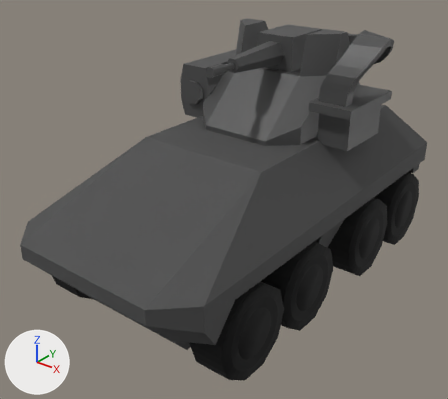
The glTF model Assets/Models/Units/AntiInfantry/AntiInfantry.glb, before and after one commit.
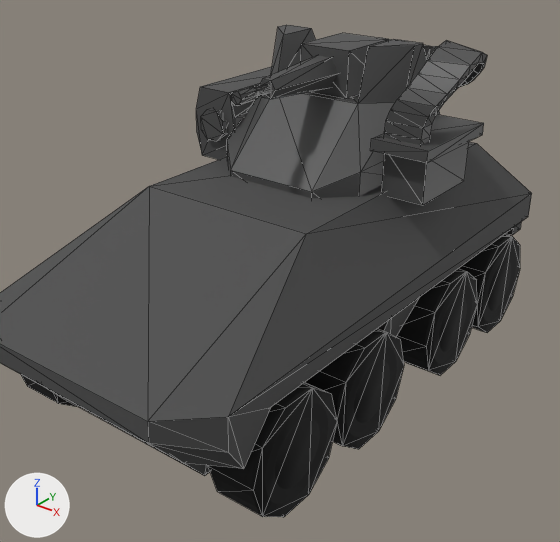
The first picture shows the older version from a 50 mm camera at (4.88, -6.65, 5.08) aimed at (-0.06, -0.48, 1.25). The close-ups show both versions on the part from 8% to 100% of the width and 0% to 100% of the height of that picture; other places that the commit changed are outside them. Arrows for +X, +Y and +Z are at lower left; the lights stay in place. The close-ups show mesh edges as thin lines. Where no turn or scale is listed for an object, it has been applied to the vertices. Vertices at the same position are counted once.

In view in the first close-up: 'Body', 'Cannon', 'Tire_v2', 'Tire_v2.001', 'Tire_v2.002', 'Tire_v2.003', 'Tire_v2.007', 'Turret'.
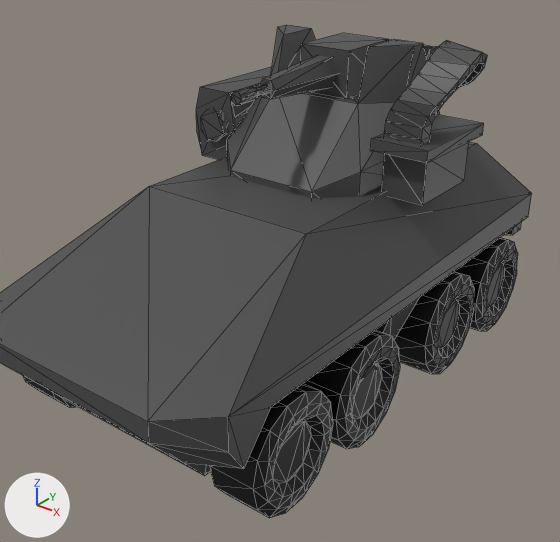
Patch to the scene script:
```diff
--- a/Assets/Models/Units/AntiInfantry/AntiInfantry.glb.py
+++ b/Assets/Models/Units/AntiInfantry/AntiInfantry.glb.py
@@ me_cylinder @@
 # used by ob_tire_v2; location = (1.28, -1.9, 0.56); scale = (0.73, 0.599, 0.599)
-me_cylinder.from_pydata(...)  # 20 vertices, 36 faces; spans x -0.31..0.36, y -1.0..1.0, z -0.95..0.95
-me_cylinder.materials.append(mat_tire_001)
+me_cylinder.from_pydata(...)  # 70 vertices, 136 faces; spans x 1.05..1.56, y -2.48..-1.33, z -1.75..-0.62
+# me_cylinder part 7: 20 vertices removed from x -0.31..0.36, y -1.0..1.0, z -0.95..0.95; 70 vertices added at x 1.05..1.56, y -2.48..-1.33, z -1.75..-0.62
+# me_cylinder part 8: the surface is now shaded flat
+me_cylinder.materials.append(mat_tire)  # black #000000
@@ me_cylinder_003 @@
 # used by ob_tire_v2_001; location = (1.28, -0.71, 0.56); scale = (0.73, 0.599, 0.599)
-me_cylinder_003.from_pydata(...)  # 20 vertices, 36 faces; spans x -0.31..0.36, y -1.0..1.0, z -0.95..0.95
-me_cylinder_003.materials.append(mat_tire_001)
+me_cylinder_003.from_pydata(...)  # 70 vertices, 136 faces; spans x 1.05..1.56, y -1.28..-0.13, z -1.75..-0.62
+# me_cylinder_003 part 5: 20 vertices removed from x -0.31..0.36, y -1.0..1.0, z -0.95..0.95; 70 vertices added at x 1.05..1.56, y -1.28..-0.13, z -1.75..-0.62
+# me_cylinder_003 part 6: the surface is now shaded flat
+me_cylinder_003.materials.append(mat_tire)  # black #000000
@@ me_cylinder_004 @@
 # used by ob_tire_v2_002; location = (1.28, 0.96, 0.56); scale = (0.73, 0.599, 0.599)
-me_cylinder_004.from_pydata(...)  # 20 vertices, 36 faces; spans x -0.31..0.36, y -1.0..1.0, z -0.95..0.95
-me_cylinder_004.materials.append(mat_tire_001)
+me_cylinder_004.from_pydata(...)  # 70 vertices, 136 faces; spans x 1.05..1.56, y 0.38..1.53, z -1.75..-0.62
+# me_cylinder_004 part 3: 20 vertices removed from x -0.31..0.36, y -1.0..1.0, z -0.95..0.95; 70 vertices added at x 1.05..1.56, y 0.38..1.53, z -1.75..-0.62
+# me_cylinder_004 part 4: the surface is now shaded flat
+me_cylinder_004.materials.append(mat_tire)  # black #000000
@@ me_cylinder_005 @@
 # used by ob_tire_v2_003; location = (1.28, 2.16, 0.56); scale = (0.73, 0.599, 0.599)
-me_cylinder_005.from_pydata(...)  # 20 vertices, 36 faces; spans x -0.31..0.36, y -1.0..1.0, z -0.95..0.95
-me_cylinder_005.materials.append(mat_tire_001)
+me_cylinder_005.from_pydata(...)  # 70 vertices, 136 faces; spans x 1.05..1.56, y 1.58..2.73, z -1.75..-0.62
+# me_cylinder_005 part 1: 20 vertices removed from x -0.31..0.36, y -1.0..1.0, z -0.95..0.95; 70 vertices added at x 1.05..1.56, y 1.58..2.73, z -1.75..-0.62
+# me_cylinder_005 part 2: the surface is now shaded flat
+me_cylinder_005.materials.append(mat_tire)  # black #000000
@@ me_cylinder_009 @@
 # used by ob_tire_v2_007; location = (-1.3, -1.9, 0.56); rotation_euler = (0.0, 0.0, -3.142), in degrees (0, 0, -180); scale = (0.73, 0.599, 0.599)
-me_cylinder_009.from_pydata(...)  # 20 vertices, 36 faces; spans x -0.34..0.34, y -1.0..1.0, z -0.95..0.95
-me_cylinder_009.materials.append(mat_tire_001)
+me_cylinder_009.from_pydata(...)  # 70 vertices, 136 faces; spans x -1.56..-1.05, y -2.48..-1.33, z -1.75..-0.62
+# me_cylinder_009 part 9: 20 vertices removed from x -0.34..0.34, y -1.0..1.0, z -0.95..0.95; 70 vertices added at x -1.56..-1.05, y -2.48..-1.33, z -1.75..-0.62
+# me_cylinder_009 part 10: the surface is now shaded flat
+me_cylinder_009.materials.append(mat_tire)  # black #000000
@@ me_cube_056 @@
 me_cube_056.from_pydata(...)  # 50 vertices, 92 faces; spans x -1.48..1.48, y -3.14..2.97, z -1.42..0.39
-me_cube_056.materials.append(mat_body)  # dark grey #4a4a4a
+me_cube_056.materials.append(mat_turret)  # dark grey #4a4a4a
@@ ob_tire_v2 @@
 ob_tire_v2 = bpy.data.objects.new('Tire_v2', me_cylinder)
-ob_tire_v2.location = (1.28, -1.9, 0.56)
-ob_tire_v2.scale = (0.73, 0.599, 0.599)
+ob_tire_v2.location = (0.0, 0.0, 1.72)
@@ ob_tire_v2_001 @@
 ob_tire_v2_001 = bpy.data.objects.new('Tire_v2.001', me_cylinder_003)
-ob_tire_v2_001.location = (1.28, -0.71, 0.56)
-ob_tire_v2_001.scale = (0.73, 0.599, 0.599)
+ob_tire_v2_001.location = (0.0, 0.0, 1.72)
@@ ob_tire_v2_002 @@
 ob_tire_v2_002 = bpy.data.objects.new('Tire_v2.002', me_cylinder_004)
-ob_tire_v2_002.location = (1.28, 0.96, 0.56)
-ob_tire_v2_002.scale = (0.73, 0.599, 0.599)
+ob_tire_v2_002.location = (0.0, 0.0, 1.72)
@@ ob_tire_v2_003 @@
 ob_tire_v2_003 = bpy.data.objects.new('Tire_v2.003', me_cylinder_005)
-ob_tire_v2_003.location = (1.28, 2.16, 0.56)
-ob_tire_v2_003.scale = (0.73, 0.599, 0.599)
+ob_tire_v2_003.location = (0.0, 0.0, 1.72)
@@ ob_tire_v2_007 @@
 ob_tire_v2_007 = bpy.data.objects.new('Tire_v2.007', me_cylinder_009)
-ob_tire_v2_007.location = (-1.3, -1.9, 0.56)
-ob_tire_v2_007.rotation_euler = (0.0, 0.0, -3.142)  # degrees (0, 0, -180)
-ob_tire_v2_007.scale = (0.73, 0.599, 0.599)
+ob_tire_v2_007.location = (0.0, 0.0, 1.72)
```

Boxes [x1, y1, x2, y2] around the edits, measured in the close-ups (560 x 542 px):
'Tire_v2', reshaped, moved, rescaled: before [208, 382, 337, 517]; after [209, 384, 333, 518]
'Tire_v2.001', reshaped, moved, rescaled: before [305, 328, 404, 449]; after [303, 330, 400, 449]
'Tire_v2.002', reshaped, moved, rescaled: before [396, 269, 477, 375]; after [394, 272, 474, 374]
'Tire_v2.003', reshaped, moved, rescaled: before [458, 234, 520, 333]; after [454, 238, 518, 332]
'Tire_v2.007', reshaped, moved, turned, rescaled: before [21, 374, 78, 407]; after [23, 376, 78, 408]
part 1 of me_cylinder_005, built on: before [458, 234, 520, 333]; after [454, 238, 518, 332]
part 3 of me_cylinder_004, built on: before [396, 269, 477, 375]; after [394, 272, 474, 374]
part 5 of me_cylinder_003, built on: before [305, 328, 404, 449]; after [303, 330, 400, 449]
part 7 of me_cylinder, built on: before [208, 382, 337, 517]; after [209, 384, 333, 518]
part 9 of me_cylinder_009, built on: before [21, 374, 78, 407]; after [23, 376, 78, 408]
